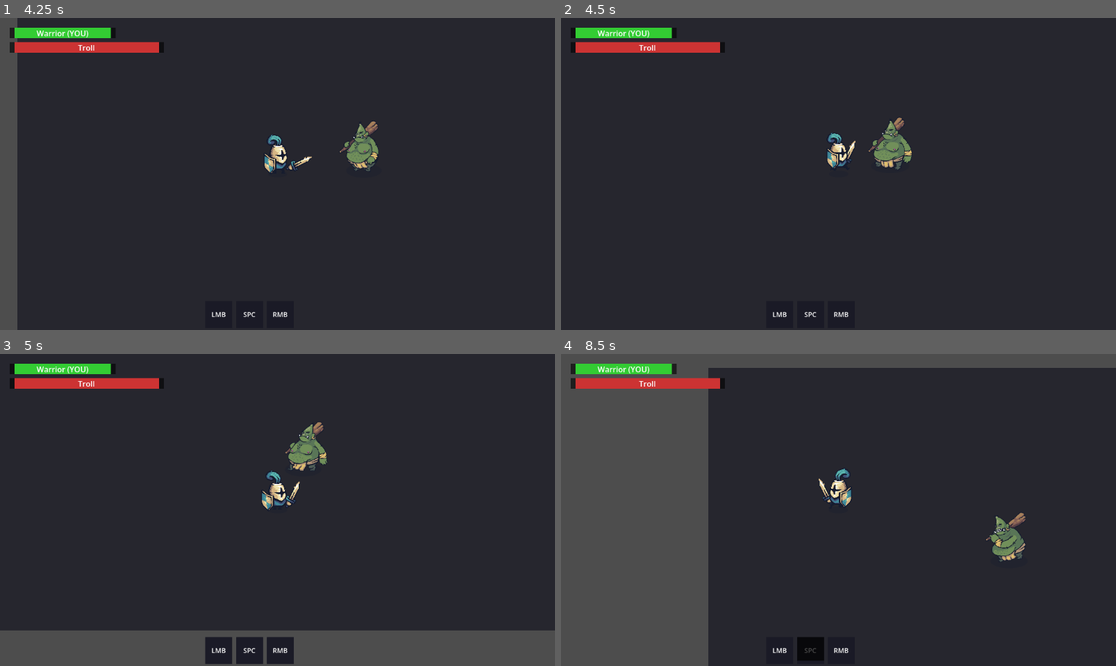
Above: before the commit, frames 1-4 (two rows, left to right).
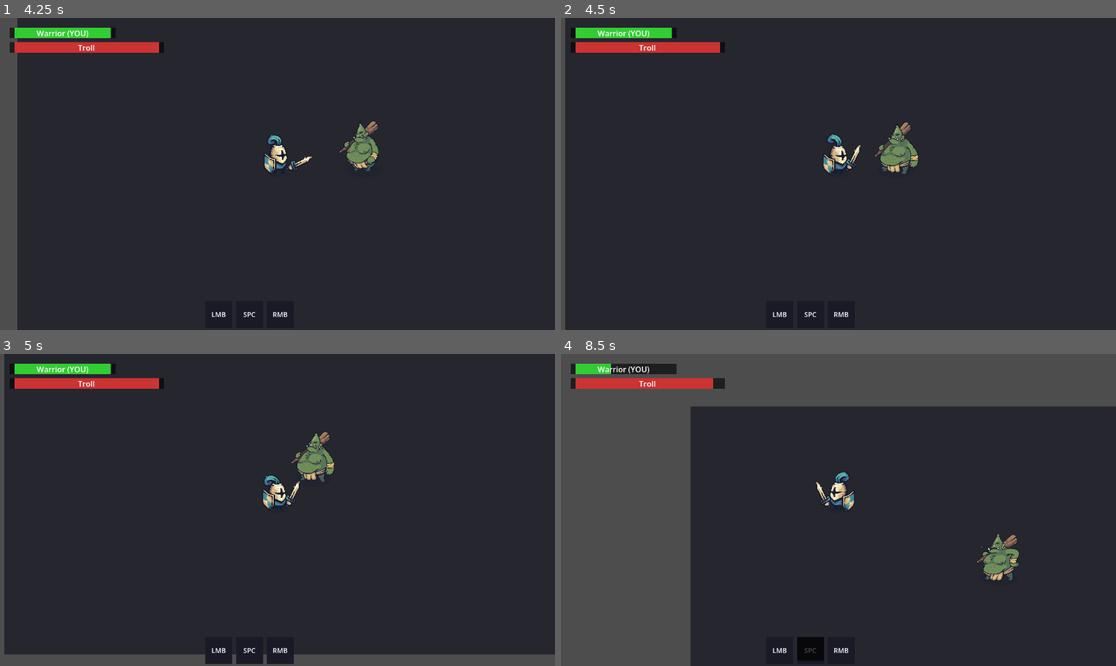
Above: after the commit, the same moments.

Repository: dejectedraven/sword-of-master
Game: Godot game, scene res://scenes/main/title_screen.tscn
Same seed, same stepped clock (60 frames per second), same inputs: the game is played once before the commit and once after it.
Inputs (mouse positions are in pixels of both pictures, inside the frame that each line leads up to):
- Up to frame 1 (4.25 s): click "进入酒馆 (英雄)" at 0.5 s; click "<" at 1.25 s; click ">" at 2 s; click "选择" at 2.75 s; tap Enter at 3.5 s; move the mouse to (399, 158) at 3.52 s; hold D (right) from 3.53 s (still down); click (399, 158) at 3.67 s; tap Space at 3.77 s
- Up to frame 2 (4.5 s): move the mouse to (727, 189) at 4.27 s; release D (right) at 4.28 s; hold S (down) from 4.28 s (still down)
- Up to frame 3 (5 s): keep holding S (down); tap Space at 4.52 s
- Up to frame 4 (8.5 s): move the mouse to (894, 441) at 5.02 s; release S (down) at 5.03 s; hold D (right) 5.03-5.78 s; move the mouse to (810, 572) at 5.77 s; hold W (up) 5.78-6.53 s; click (810, 572) at 5.92 s; tap Space at 6.02, 6.77, 7.52 s; move the mouse to (1005, 556) at 6.52 s; hold A (left) 6.53-8.03 s; move the mouse to (672, 463) at 7.27 s; move the mouse to (866, 510) at 8.02 s; hold S (down) from 8.03 s (still down); click (866, 510) at 8.17 s

Frame 1 is identical in both runs. In frame 2, 1.9% of the frame differs, in the area x 0-65%, y 0-100%; in frame 3, 8.5%; in frame 4, 13%, in the area x 9-100%, y 3-100%.

Commit message:
fix: troll slash hits 3 times matching attack animation

Diff:
--- a/scenes/entities/troll.tscn
+++ b/scenes/entities/troll.tscn
@@ -46,6 +46,7 @@
 [node name="SlashAbility" type="Node" parent="."]
 script = ExtResource("3_slash")
 cooldown_time = 1.0
+hit_count = 3
 
 [node name="RushAbility" type="Node" parent="."]
 script = ExtResource("8_rush")
--- a/scripts/components/slash_ability.gd
+++ b/scripts/components/slash_ability.gd
@@ -1,6 +1,7 @@
 extends AbilityBase
 
 @export var range_length: float = 48.0
+@export var hit_count: int = 1
 
 var _hitbox: Area2D
 
@@ -17,7 +18,15 @@
 	if not super.use(): return false
 	var dir = owner_entity.facing_direction
 	var dur = GameConfig.warrior_slash_duration if "Warrior" in owner_entity.name else GameConfig.troll_slash_duration
-	await _activate_hitbox(_hitbox, owner_entity.global_position + dir * 32, dir.angle(), dur)
+	var gap = dur * 0.6
+	for i in range(hit_count):
+		_hit_targets.clear()
+		_hitbox.global_position = owner_entity.global_position + dir * 32
+		_hitbox.rotation = dir.angle()
+		_hitbox.monitoring = true
+		await get_tree().create_timer(gap).timeout
+		_hitbox.monitoring = false
+		if i < hit_count - 1: await get_tree().create_timer(gap * 0.5).timeout
 	return true
 
 func _on_hitbox_body(body: Node):
--- a/scripts/controllers/ai_troll.gd
+++ b/scripts/controllers/ai_troll.gd
@@ -56,9 +56,12 @@
 	entity.play_attack_anim(dir)
 	var ab = entity.get_node_or_null("SlashAbility") as AbilityBase
 	if ab: await ab.use()
+	_shake_cam()
 	await get_tree().create_timer(entity._cv("attack_time")).timeout
 	entity.state = Entity.State.IDLE
+	entity._recovering = true
 	await get_tree().create_timer(GameConfig.troll_ai_recover).timeout
+	entity._recovering = false
 	entity.play_anim("idle")
 	_attacking = false
 
@@ -71,6 +74,15 @@
 	var ab = entity.get_node_or_null("RushAbility") as AbilityBase
 	if ab: await ab.use()
 	entity.state = Entity.State.IDLE
-	await get_tree().create_timer(GameConfig.troll_ai_recover).timeout
 	entity.play_anim("idle")
+	await get_tree().create_timer(0.3).timeout
 	_attacking = false
+
+func _shake_cam():
+	var cam = entity.get_viewport().get_camera_2d()
+	if not cam: return
+	var orig = cam.offset
+	var t = create_tween()
+	t.tween_property(cam, "offset", orig + Vector2(randf_range(-3, 3), randf_range(-3, 3)), 0.03)
+	t.tween_property(cam, "offset", orig + Vector2(randf_range(-2, 2), randf_range(-2, 2)), 0.03)
+	t.tween_property(cam, "offset", orig, 0.06)
--- a/scripts/controllers/ai_warrior.gd
+++ b/scripts/controllers/ai_warrior.gd
@@ -57,7 +57,9 @@
 	if ab: await ab.use()
 	await get_tree().create_timer(entity._cv("attack_time")).timeout
 	entity.state = Entity.State.IDLE
+	entity._recovering = true
 	await get_tree().create_timer(GameConfig.warrior_ai_recover).timeout
+	entity._recovering = false
 	entity.play_anim("idle")
 	_attacking = false
 
@@ -71,6 +73,8 @@
 	if ab: await ab.use()
 	await get_tree().create_timer(entity._cv("attack_time")).timeout
 	entity.state = Entity.State.IDLE
+	entity._recovering = true
 	await get_tree().create_timer(GameConfig.warrior_ai_recover).timeout
+	entity._recovering = false
 	entity.play_anim("idle")
 	_attacking = false
--- a/scripts/state/entity.gd
+++ b/scripts/state/entity.gd
@@ -93,7 +93,8 @@
 
 func _read_input():
 	if is_ai_controlled: return
-	if _exhausted: move_direction = Vector2.ZERO; return
+	if _exhausted or _recovering:
+		move_direction = Vector2.ZERO; return
 	if state == State.BLOCK: return _read_block_input()
 	if state == State.ATTACK: return
 	move_direction.x = int(Input.is_action_pressed("right")) - int(Input.is_action_pressed("left"))
